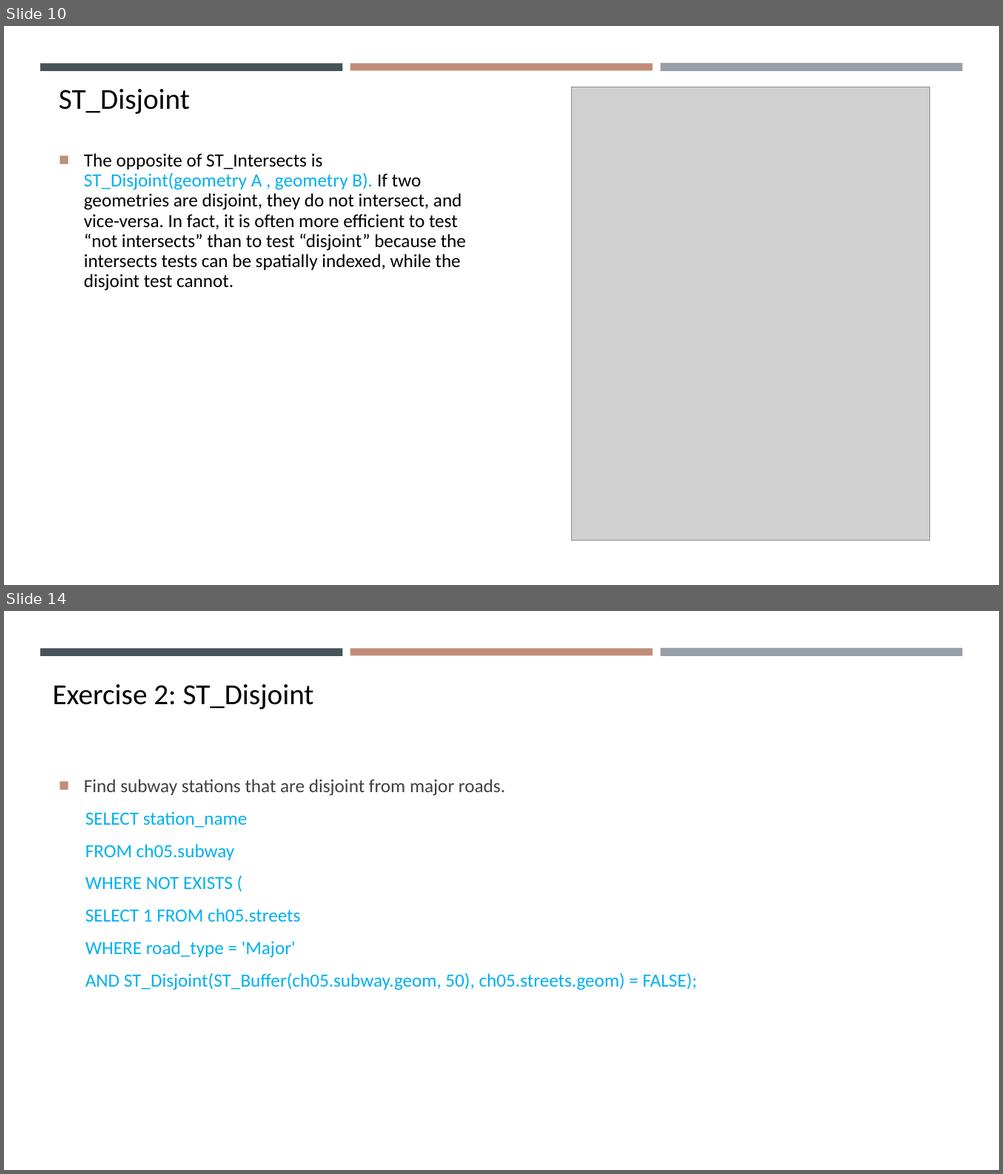
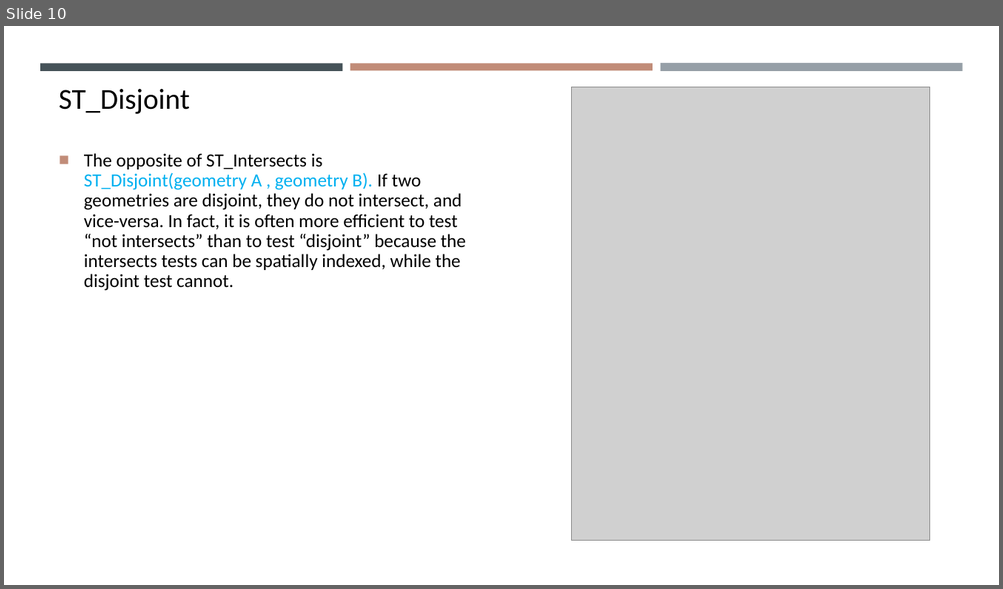
Before and after one commit to gisynw/ssj-376, a slide deck: docs/Lectures/Week05/Week05_Park02.pptx. Shown one above the other, each under a label of ours: slides 10 and 14 before the commit, slide 10 after it; the slides between them are not shown. The pictures are 1003x1174 and 1003x589 pixels, drawn with LibreOffice and Linux fonts; fonts in the diff are those of the drawing; grey boxes stand for pictures. Boxes give left, top, right and bottom in pixels: in the first picture for what was removed or moved away, otherwise in the second. Text is boxed around its words. In the diff, an @@ line names an element or a change of style, - is before the commit and + after.

```diff
--- a/docs/Lectures/Week05/Week05_Park02.pptx
+++ b/docs/Lectures/Week05/Week05_Park02.pptx
@@ slide 14 removed at box(4, 611, 999, 1170), background #FFFFFF; not listed: 3 template elements that a slide beside it also shows @@
@@ text removed at box(53, 684, 314, 709) @@
-Exercise 2: ST_Disjoint
@@ text removed at box(84, 779, 697, 991) @@
-■ Find subway stations that are disjoint from major roads.
-  SELECT station_name
-  FROM ch05.subway
-  WHERE NOT EXISTS (
-  SELECT 1 FROM ch05.streets
-  WHERE road_type = 'Major'
-  AND ST_Disjoint(ST_Buffer(ch05.subway.geom, 50), ch05.streets.geom) = FALSE);
```
Also in this commit, not shown: 8 slides changed, 7 slides added, 3 other slides removed, 2 other files.
